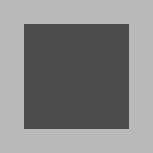
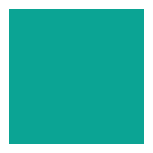
Before/after of a 153 × 153 layered artwork. What changed in the layer stack:
painted on "bordure" over <box>9,9,144,144</box>
painted on "Background" over <box>0,0,153,153</box>
